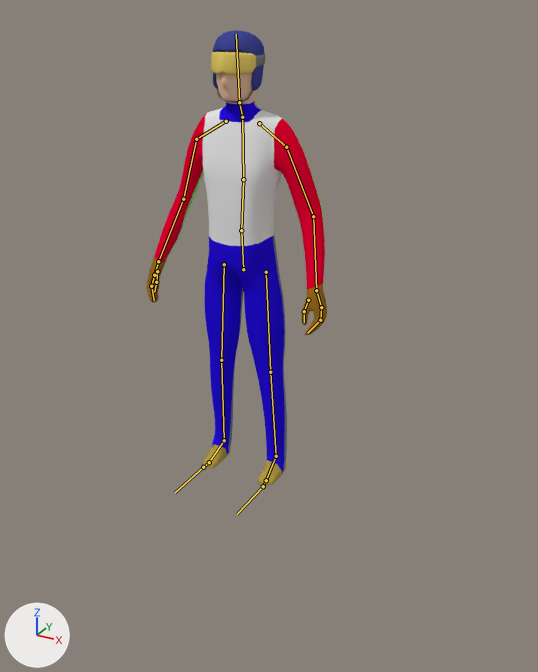
The Blender file Assets/Models/Characters/jumper.blend, before and after one commit.
Camera for both pictures: a 50 mm camera at (1.36, -2.26, 1.75) aimed at (0.22, -0.2, 0.72). Arrows for +X, +Y and +Z are at lower left; the lights stay in place. The bones that bend it are drawn over the model as lines.

The first picture shows 'Cube', 'Goggles', 'Helmet'.
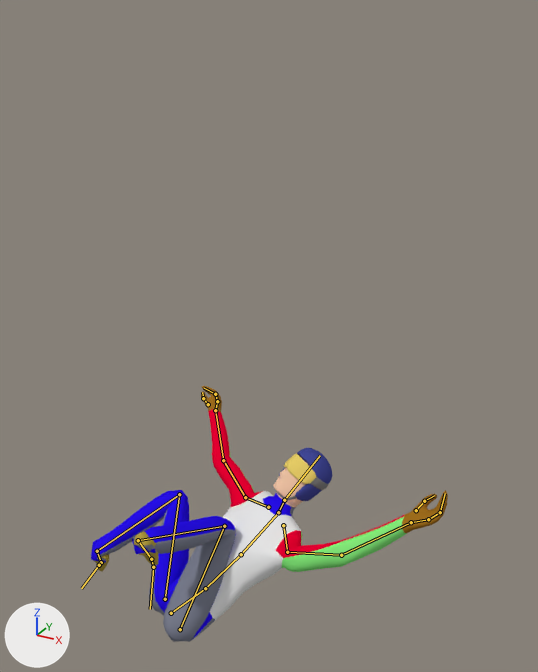
The newer file adds an action. The first version stands in its rest pose; the second is drawn at frame 0 of the action 'StruggleL2L2Crash'.

Boxes (x1, y1, x2, y2) around the edits, measured in the pictures (538 x 672 px):
'Cube', posed (97% wider, 41% shorter): before (146, 51, 327, 485); after (91, 386, 448, 642)
'Helmet', posed (13% wider, 27% shorter): before (213, 30, 264, 103); after (274, 448, 332, 501)
'Goggles', posed: before (211, 52, 265, 75); after (284, 453, 329, 490)
bone 'Hips', root to tip: before (243, 269) to (241, 230); after (171, 613) to (205, 588)
bone 'Spine', root to tip: before (241, 230) to (243, 179); after (205, 588) to (241, 554)
bone 'Shoulder.L', root to tip: before (259, 123) to (286, 147); after (283, 525) to (287, 552)
bone 'Upper Arm.L', root to tip: before (286, 147) to (313, 216); after (287, 552) to (341, 555)
bone 'Lower Arm.L', root to tip: before (313, 216) to (316, 290); after (341, 555) to (411, 522)
bone 'Shoulder.R', root to tip: before (226, 121) to (196, 139); after (268, 507) to (245, 497)
bone 'Upper Arm.R', root to tip: before (196, 139) to (183, 199); after (245, 497) to (223, 460)
bone 'Lower Arm.R', root to tip: before (183, 199) to (158, 261); after (223, 460) to (215, 410)
bone 'Lower Leg.R', root to tip: before (221, 360) to (224, 440); after (179, 494) to (97, 551)

The edits, one by one:
Bone 'Hips' (bone_hips) moves from (0.0, 0.0, 0.0) to (0.005, -1.132, 0.663).
Bone 'Hips' (bone_hips) turns from (0, 0, 0) to (-74, -36, 7) degrees about its own x, y and z.
Bone 'Spine' (bone_spine) turns from (0, 0, 0) to (22, 0, 0) degrees about its own x, y and z.
Bone 'Shoulder.L' (bone_shoulder_l) turns from (0, 0, 0) to (-2, 0, 10) degrees about its own x, y and z.
Bone 'Upper Arm.L' (bone_upper_arm_l) turns from (0, 0, 0) to (27, -82, 66) degrees about its own x, y and z.
Bone 'Lower Arm.L' (bone_lower_arm_l) turns from (0, 0, 0) to (5, -40, 23) degrees about its own x, y and z.
Bone 'Shoulder.R' (bone_shoulder_r) turns from (0, 0, 0) to (-2, 0, -10) degrees about its own x, y and z.
Bone 'Upper Arm.R' (bone_upper_arm_r) turns from (0, 0, 0) to (12, -5, -67) degrees about its own x, y and z.
Bone 'Lower Arm.R' (bone_lower_arm_r) turns from (0, 0, 0) to (-20, 1, -33) degrees about its own x, y and z.
Bone 'Lower Leg.R' (bone_lower_leg_r) turns from (0, 0, 0) to (-8, 8, 16) degrees about its own x, y and z.
Bone 'Pole Target.L' (bone_pole_target_l) moves from (0.0, 0.0, 0.0) to (0.15, -0.304, 0.378).
Bone 'Pole Target.L' (bone_pole_target_l) turns from (0, 0, 0) to (83, 3, -37) degrees about its own x, y and z.
Bone 'Leg IK.L' (bone_leg_ik_l) moves from (0.0, 0.0, 0.0) to (-0.102, -0.771, 0.044).
Bone 'Leg IK.L' (bone_leg_ik_l) turns from (0, 0, 0) to (-83, -1, -37) degrees about its own x, y and z.
Bone 'Pole Target.R' (bone_pole_target_r) moves from (0.0, 0.0, 0.0) to (-0.259, -0.164, 0.39).
Bone 'Pole Target.R' (bone_pole_target_r) turns from (0, 0, 0) to (83, 3, -37) degrees about its own x, y and z.
Bone 'Leg IK.R' (bone_leg_ik_r) moves from (0.0, 0.0, 0.0) to (-0.188, -0.609, -0.238).
Bone 'Leg IK.R' (bone_leg_ik_r) turns from (0, 0, 0) to (-83, -1, -37) degrees about its own x, y and z.
